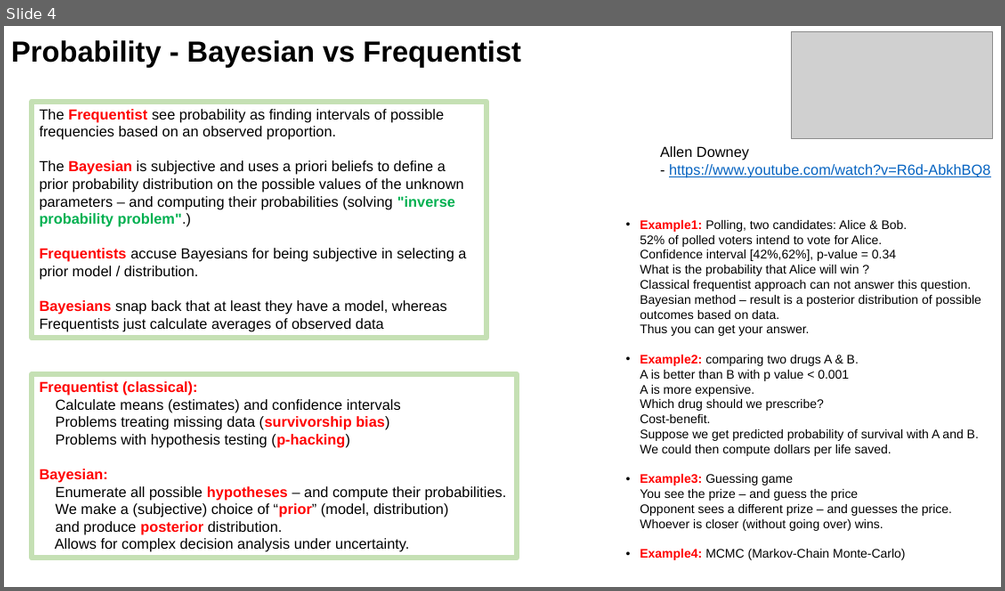
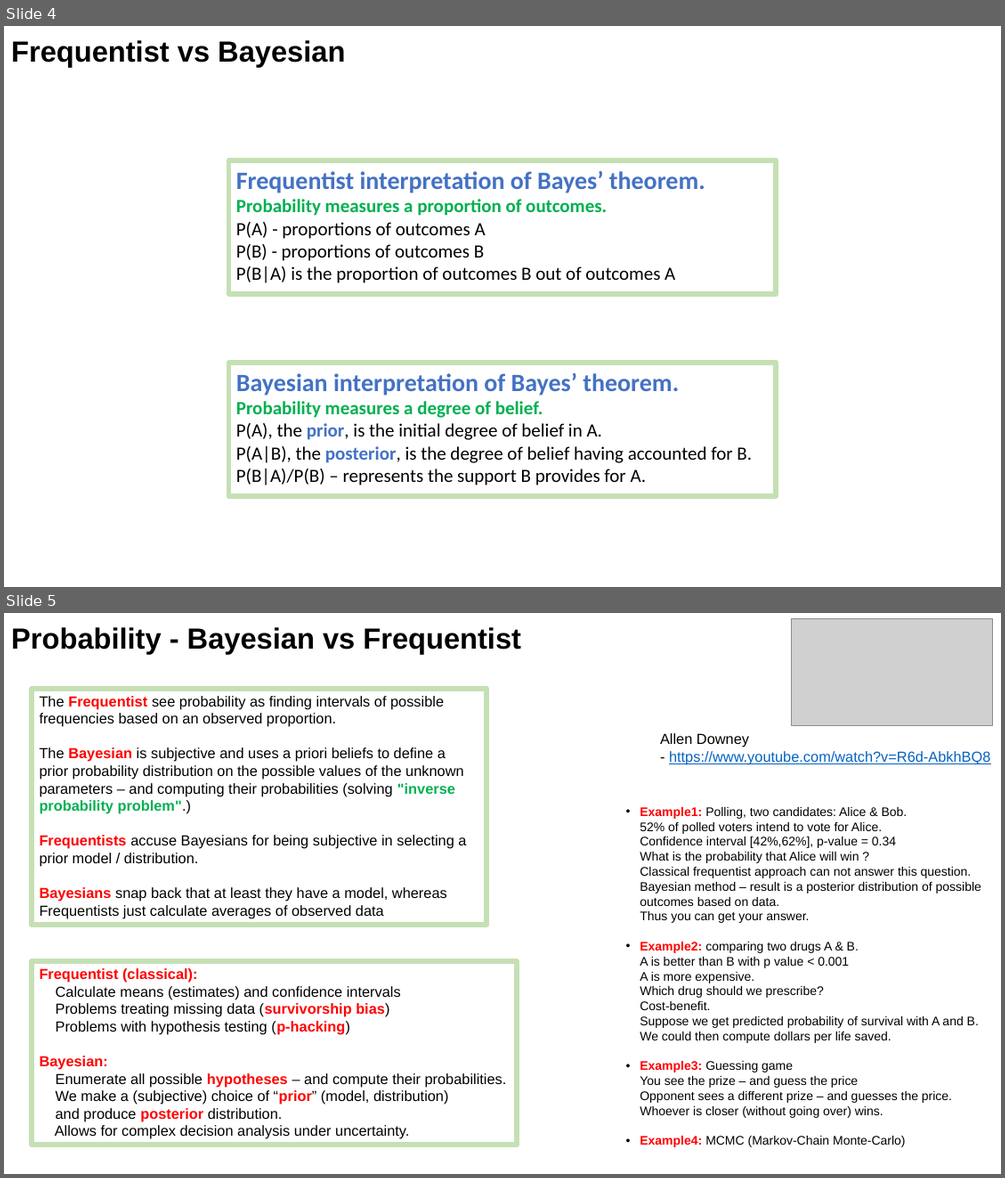
Before and after one commit to lselector/ml_ai_doc, a slide deck: Bayes_Bayesian.pptx. Shown one above the other, each under a label of ours: slide 4 before the commit, slides 4 and 5 after it. The pictures are 1005x591 and 1005x1178 pixels, drawn with LibreOffice and Linux fonts; fonts in the diff are those of the drawing; grey boxes stand for pictures. Boxes give left, top, right and bottom in pixels: in the first picture for what was removed or moved away, otherwise in the second. Text is boxed around its words. In the diff, an @@ line names an element or a change of style, - is before the commit and + after.

```diff
--- a/Bayes_Bayesian.pptx
+++ b/Bayes_Bayesian.pptx
@@ slide 4 added at [4, 26, 1001, 587], background #FFFFFF @@
@@ text added at [11, 40, 345, 67], 28 pt, text #000000, bold @@
+Frequentist vs Bayesian
@@ rectangle added at [229, 160, 777, 295], outline #C5E0B4 5 pt, 18 pt, text #000000 @@
+Frequentist interpretation of Bayes’ theorem.
+Probability measures a proportion of outcomes.
+P(A) - proportions of outcomes A
+P(B) - proportions of outcomes B
+P(B|A) is the proportion of outcomes B out of outcomes A
@@ rectangle added at [229, 362, 777, 496], outline #C5E0B4 5 pt, 18 pt, text #000000 @@
+Bayesian interpretation of Bayes’ theorem.
+Probability measures a degree of belief.
+P(A), the prior, is the initial degree of belief in A.
+P(A|B), the posterior, is the degree of belief having accounted for B.
+P(B|A)/P(B) – represents the support B provides for A.
@@ what was slide 4 is now slide 5 @@
```
Also in this commit, not shown: 4 slides changed, 1 other slide added.
